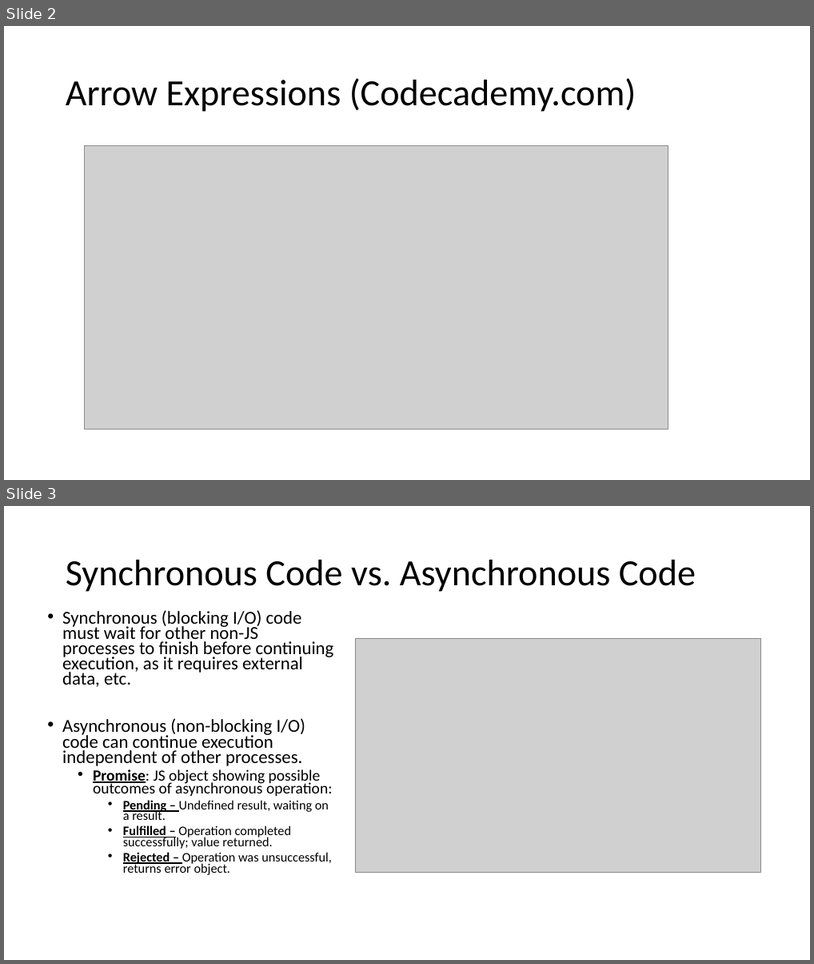
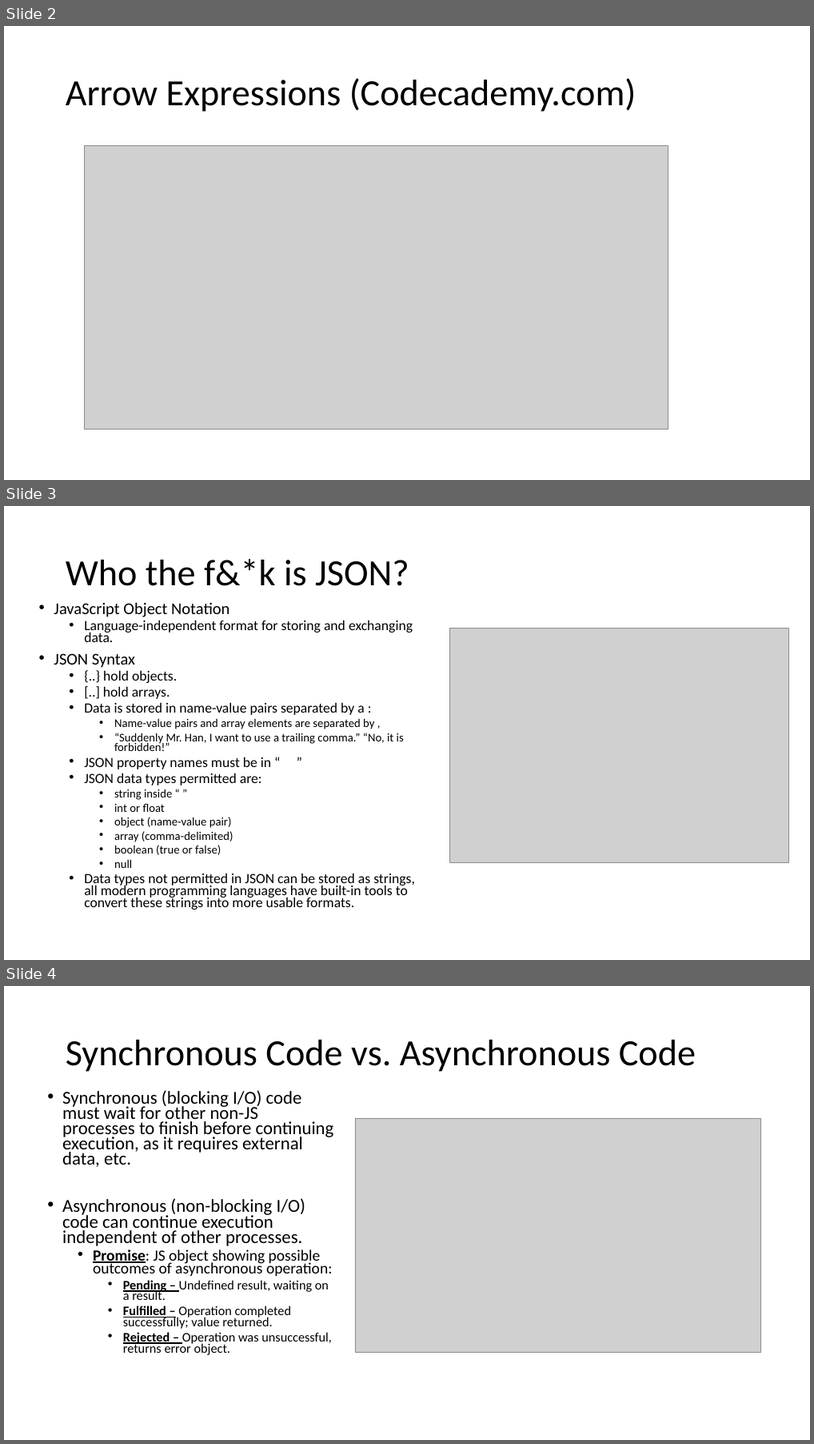
Before and after one commit to RyanK-TFATF/nodejs_express_practice, a slide deck: notes/node.js.pptx. Shown one above the other, each under a label of ours: slides 2 and 3 before the commit, slides 2, 3 and 4 after it. The pictures are 814x964 and 814x1444 pixels, drawn with LibreOffice and Linux fonts; fonts in the diff are those of the drawing; grey boxes stand for pictures. Boxes give left, top, right and bottom in pixels: in the first picture for what was removed or moved away, otherwise in the second. Text is boxed around its words. In the diff, an @@ line names an element or a change of style, - is before the commit and + after.

```diff
--- a/notes/node.js.pptx
+++ b/notes/node.js.pptx
@@ slide 3 added at (x1=4, y1=506, x2=810, y2=960), background #FFFFFF @@
@@ title added at (x1=66, y1=559, x2=410, y2=586), 44 pt, text #000000 @@
+Who the f&*k is JSON?
@@ text added at (x1=54, y1=602, x2=415, y2=909), 16.8 pt, text #000000 @@
+• JavaScript Object Notation
+  • Language-independent format for storing and exchanging data.
+• JSON Syntax
+  • {..} hold objects.
+  • [..] hold arrays.
+  • Data is stored in name-value pairs separated by a :
+    • Name-value pairs and array elements are separated by ,
+    • “Suddenly Mr. Han, I want to use a trailing comma.” “No, it is forbidden!”
+  • JSON property names must be in “ ”
+  • JSON data types permitted are:
+    • string inside “ ”
+    • int or float
+    • object (name-value pair)
+    • array (comma-delimited)
+    • boolean (true or false)
+    • null
+  • Data types not permitted in JSON can be stored as strings, all modern programming languages have built-in tools to convert these strings into more usable formats.
@@ picture added at (x1=450, y1=628, x2=790, y2=863) @@
@@ what was slide 3 is now slide 4 @@
```
